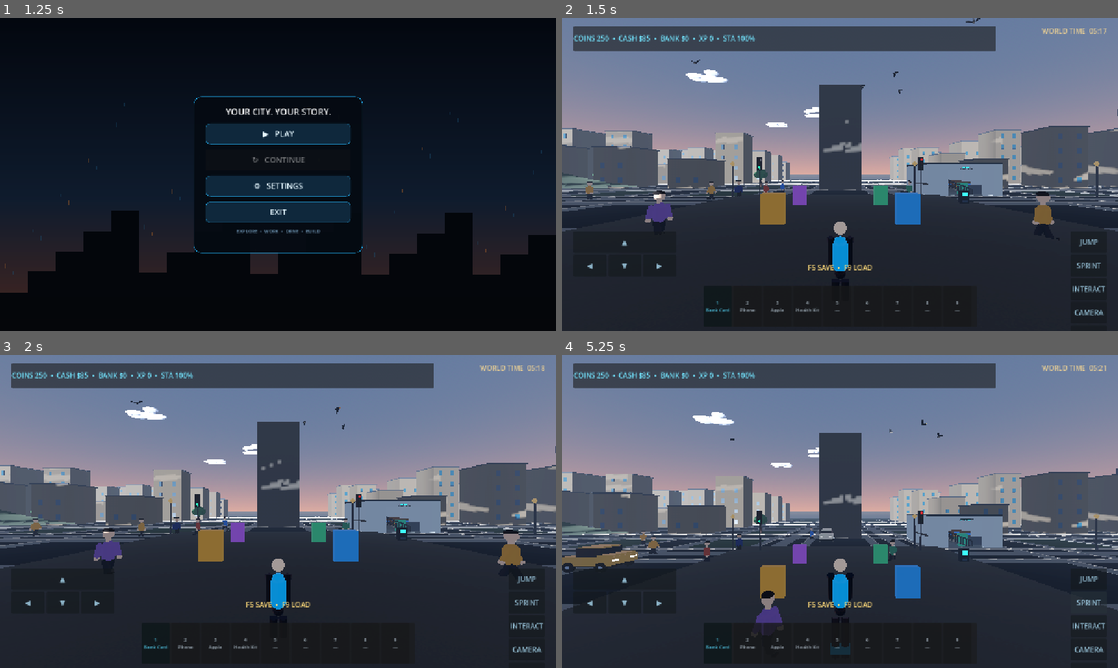
Above: before the commit, frames 1-4 (two rows, left to right).
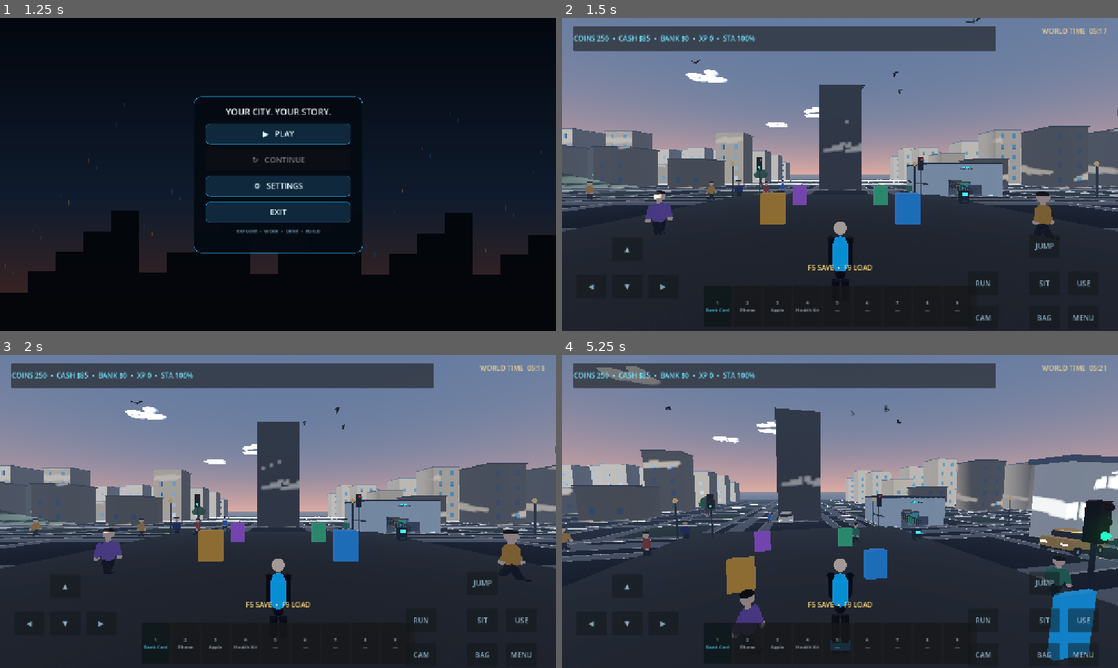
Above: after the commit, the same moments.

Repository: arezosaleh040-wq/Stickman
Game: Godot game, scene res://scenes/main.tscn
Same seed, same stepped clock (60 frames per second), same inputs: the game is played once before the commit and once after it.
Inputs (mouse positions are in pixels of both pictures, inside the frame that each line leads up to):
- Up to frame 1 (1.25 s): click "▲" at 0.5 s
- Up to frame 2 (1.5 s): click "▶ PLAY" at 1.25 s
- Up to frame 3 (2 s): no input
- Up to frame 4 (5.25 s): click "◀" at 2 s; click "▼" at 2.75 s; click "▶" at 3.5 s; click "JUMP" at 4.25 s; click (1090, 602) at 5 s, where only the run before the commit has a clickable "SPRINT"

Frame 1 is identical in both runs. In frame 2, 0.5% of the frame differs, in the area x 4-98%, y 70-97%; in frame 3, 0.5%; in frame 4, 33%, in the area x 0-100%, y 3-98%.
Error before the commit: Invalid call. Nonexistent 'float' constructor. (res://scripts/player.gd:300)
Error after the commit: Invalid call. Nonexistent 'float' constructor. (res://scripts/player.gd:307)

Commit message:
Improve mobile movement and add draggable touch controls

Diff:
--- a/scripts/player.gd
+++ b/scripts/player.gd
@@ -4,8 +4,15 @@
 @export var sprint_speed := 10.0
 @export var jump_velocity := 6.6
 @export var mouse_sensitivity := 0.0022
-@export var acceleration := 27.0
-@export var braking := 34.0
+@export var acceleration := 34.0
+@export var braking := 15.0
+@export var crouch_speed := 2.8
+var touch_root: Control
+var touch_buttons: Dictionary = {}
+var touch_button_positions: Dictionary = {}
+var touch_edit_mode := false
+var touch_edit_hint: Label
+var touch_edit_done: Button
 
 @onready var camera_pivot: Node3D = $CameraPivot
 @onready var camera: Camera3D = $CameraPivot/Camera3D
@@ -97,10 +104,11 @@
 	was_on_floor = is_on_floor()
 	if not was_on_floor:
 		velocity.y -= gravity * delta
-	var input_vector := Input.get_vector("move_left", "move_right", "move_forward", "move_back")
-	var direction := (transform.basis * Vector3(input_vector.x, 0, input_vector.y)).normalized()
-	var wants_sprint := Input.is_action_pressed("sprint") and stamina > 1.0 and input_vector.length() > 0.1
-	var target_speed := sprint_speed if wants_sprint else walk_speed
+	var input_vector := Input.get_vector("move_left", "move_right", "move_forward", "move_back", 0.16)
+	var direction := (global_transform.basis * Vector3(input_vector.x, 0.0, input_vector.y)).normalized()
+	var crouching := Input.is_action_pressed("crouch")
+	var wants_sprint := Input.is_action_pressed("sprint") and not crouching and stamina > 1.0 and input_vector.length() > 0.1
+	var target_speed := crouch_speed if crouching else (sprint_speed if wants_sprint else walk_speed)
 	stamina = maxf(0.0, stamina - 22.0 * delta) if wants_sprint else minf(100.0, stamina + 13.0 * delta)
 	if direction.length() > 0.01:
 		velocity.x = move_toward(velocity.x, direction.x * target_speed, acceleration * delta)
@@ -108,14 +116,13 @@
 	else:
 		velocity.x = move_toward(velocity.x, 0.0, braking * delta)
 		velocity.z = move_toward(velocity.z, 0.0, braking * delta)
+	camera_pivot.position.y = 1.12 if crouching else 1.55
 	if Input.is_action_just_pressed("jump"):
 		if is_on_floor():
 			velocity.y = jump_velocity
 			AudioManager.play_jump()
 		else:
 			_try_parkour_jump(direction)
-	if is_on_floor() and direction.length() > 0.05:
-		_assist_stair_step(direction)
 	move_and_slide()
 	if not was_on_floor and is_on_floor():
 		landing_bounce = 0.18
@@ -429,7 +436,7 @@
 	message_timer = 4.0
 
 func _add_input_actions() -> void:
-	var keys := {"move_left":[KEY_A,KEY_LEFT],"move_right":[KEY_D,KEY_RIGHT],"move_forward":[KEY_W,KEY_UP],"move_back":[KEY_S,KEY_DOWN],"jump":[KEY_SPACE],"sprint":[KEY_SHIFT]}
+	var keys := {"move_left":[KEY_A,KEY_LEFT],"move_right":[KEY_D,KEY_RIGHT],"move_forward":[KEY_W,KEY_UP],"move_back":[KEY_S,KEY_DOWN],"jump":[KEY_SPACE],"sprint":[KEY_SHIFT],"crouch":[KEY_CTRL,KEY_C]}
 	for action in keys:
 		if not InputMap.has_action(action):
 			InputMap.add_action(action)
@@ -586,62 +593,128 @@
 func _build_touch_controls() -> void:
 	var layer := CanvasLayer.new()
 	layer.name = "MobileControls"
+	layer.layer = 8
 	add_child(layer)
-	var panel := HBoxContainer.new()
-	panel.anchor_left = 0.02
-	panel.anchor_top = 0.68
-	panel.anchor_right = 0.98
-	panel.anchor_bottom = 0.98
-	panel.add_theme_constant_override("separation", 10)
-	layer.add_child(panel)
-	var movement := VBoxContainer.new()
-	_add_touch_button(movement, "▲", "move_forward")
-	var row := HBoxContainer.new()
-	movement.add_child(row)
-	_add_touch_button(row, "◀", "move_left")
-	_add_touch_button(row, "▼", "move_back")
-	_add_touch_button(row, "▶", "move_right")
-	var actions := VBoxContainer.new()
-	_add_touch_button(actions, "JUMP", "jump")
-	_add_touch_button(actions, "SPRINT", "sprint")
-	_add_touch_button(actions, "INTERACT", "interact")
-	_add_touch_button(actions, "CAMERA", "camera_toggle")
-	_add_touch_button(actions, "BAG", "inventory_toggle")
-	var menu_button := Button.new()
-	menu_button.text = "MENU"
-	menu_button.custom_minimum_size = Vector2(76, 42) * touch_button_scale
-	menu_button.add_to_group("touch_game_buttons")
-	menu_button.pressed.connect(_toggle_pause_menu)
-	actions.add_child(menu_button)
-	var spacer := Control.new()
-	spacer.size_flags_horizontal = Control.SIZE_EXPAND_FILL
-	if touch_layout_left:
-		panel.add_child(movement)
-		panel.add_child(spacer)
-		panel.add_child(actions)
+	touch_root = Control.new()
+	touch_root.name = "TouchLayoutRoot"
+	touch_root.set_anchors_and_offsets_preset(Control.PRESET_FULL_RECT)
+	touch_root.mouse_filter = Control.MOUSE_FILTER_PASS
+	layer.add_child(touch_root)
+	var defaults := {
+		"move_forward": Vector2(0.09, 0.70), "move_left": Vector2(0.025, 0.82),
+		"move_back": Vector2(0.09, 0.82), "move_right": Vector2(0.155, 0.82),
+		"jump": Vector2(0.84, 0.69), "crouch": Vector2(0.84, 0.81),
+		"sprint": Vector2(0.73, 0.81), "interact": Vector2(0.91, 0.81),
+		"camera_toggle": Vector2(0.73, 0.92), "inventory_toggle": Vector2(0.84, 0.92),
+		"menu": Vector2(0.91, 0.92)
+	}
+	for action in defaults:
+		if not touch_button_positions.has(action):
+			touch_button_positions[action] = defaults[action]
+	var captions := {
+		"move_forward":"▲", "move_left":"◀", "move_back":"▼", "move_right":"▶",
+		"jump":"JUMP", "crouch":"SIT", "sprint":"RUN", "interact":"USE",
+		"camera_toggle":"CAM", "inventory_toggle":"BAG", "menu":"MENU"
+	}
+	for action in defaults:
+		var button := Button.new()
+		button.name = "Touch_" + action
+		button.text = captions[action]
+		button.custom_minimum_size = Vector2(70, 54) * touch_button_scale
+		button.focus_mode = Control.FOCUS_NONE
+		button.mouse_filter = Control.MOUSE_FILTER_STOP
+		button.modulate = Color(0.72, 0.9, 1.0, 0.82)
+		button.add_to_group("touch_game_buttons")
+		touch_root.add_child(button)
+		touch_buttons[action] = button
+		button.button_down.connect(_on_touch_action_down.bind(action))
+		button.button_up.connect(_on_touch_action_up.bind(action))
+		button.gui_input.connect(_on_touch_button_gui_input.bind(action))
+	touch_edit_hint = Label.new()
+	touch_edit_hint.text = "EDIT CONTROLS: DRAG BUTTONS TO MOVE"
+	touch_edit_hint.horizontal_alignment = HORIZONTAL_ALIGNMENT_CENTER
+	touch_edit_hint.anchor_left = 0.2
+	touch_edit_hint.anchor_right = 0.8
+	touch_edit_hint.anchor_top = 0.04
+	touch_edit_hint.anchor_bottom = 0.10
+	touch_edit_hint.add_theme_color_override("font_color", Color(1.0, 0.88, 0.35))
+	touch_edit_hint.visible = false
+	touch_root.add_child(touch_edit_hint)
+	touch_edit_done = Button.new()
+	touch_edit_done.text = "DONE"
+	touch_edit_done.anchor_left = 0.82
+	touch_edit_done.anchor_right = 0.98
+	touch_edit_done.anchor_top = 0.04
+	touch_edit_done.anchor_bottom = 0.12
+	touch_edit_done.visible = false
+	touch_edit_done.pressed.connect(_toggle_touch_edit_mode)
+	touch_root.add_child(touch_edit_done)
+	touch_root.resized.connect(_position_touch_buttons)
+	_position_touch_buttons()
+
+func _position_touch_buttons() -> void:
+	if touch_root == null:
+		return
+	for action in touch_buttons:
+		var button: Button = touch_buttons[action]
+		var normalized: Vector2 = touch_button_positions.get(action, Vector2(0.5, 0.5))
+		button.position = Vector2(normalized.x * touch_root.size.x, normalized.y * touch_root.size.y)
+		button.custom_minimum_size = Vector2(70, 54) * touch_button_scale
+
+func _on_touch_action_down(action: String) -> void:
+	if touch_edit_mode:
+		return
+	match action:
+		"camera_toggle": _toggle_camera()
+		"interact": _interact_nearest()
+		"inventory_toggle": _toggle_inventory()
+		"menu": _toggle_pause_menu()
+		_: Input.action_press(action)
+
+func _on_touch_action_up(action: String) -> void:
+	if action in ["move_left", "move_right", "move_forward", "move_back", "jump", "sprint", "crouch"]:
+		Input.action_release(action)
+
+func _on_touch_button_gui_input(event: InputEvent, action: String) -> void:
+	if not touch_edit_mode:
+		return
+	var button: Button = touch_buttons.get(action)
+	if button == null:
+		return
+	if event is InputEventScreenDrag:
+		button.position += event.relative
+		_save_touch_button_position(action, button)
+	elif event is InputEventMouseMotion and (event.button_mask & MOUSE_BUTTON_MASK_LEFT) != 0:
+		button.position += event.relative
+		_save_touch_button_position(action, button)
+
+func _save_touch_button_position(action: String, button: Button) -> void:
+	var max_x := maxf(1.0, touch_root.size.x - button.size.x)
+	var max_y := maxf(1.0, touch_root.size.y - button.size.y)
+	button.position.x = clampf(button.position.x, 0.0, max_x)
+	button.position.y = clampf(button.position.y, 0.0, max_y)
+	touch_button_positions[action] = Vector2(button.position.x / max_x, button.position.y / max_y)
+	_save_player_settings()
+
+func _toggle_touch_edit_mode() -> void:
+	touch_edit_mode = not touch_edit_mode
+	if touch_edit_mode:
+		_release_touch_actions()
+		touch_edit_hint.visible = true
+		touch_edit_done.visible = true
+		for button in touch_buttons.values():
+			button.modulate = Color(1.0, 0.78, 0.34, 0.95)
+		_show_message("DRAG EACH BUTTON TO MOVE IT")
 	else:
-		panel.add_child(actions)
-		panel.add_child(spacer)
-		panel.add_child(movement)
-
-func _add_touch_button(parent: Control, caption: String, action: String) -> void:
-	var button := Button.new()
-	button.text = caption
-	button.custom_minimum_size = Vector2(76, 50) * touch_button_scale
-	button.focus_mode = Control.FOCUS_NONE
-	button.modulate = Color(0.7, 0.9, 1.0, 0.88)
-	parent.add_child(button)
-	button.add_to_group("touch_game_buttons")
-	if action == "camera_toggle":
-		button.pressed.connect(_toggle_camera)
-	elif action == "interact":
-		button.pressed.connect(_interact_nearest)
-	elif action == "inventory_toggle":
-		button.pressed.connect(_toggle_inventory)
-	else:
-		button.button_down.connect(func(): Input.action_press(action))
-		button.button_up.connect(func(): Input.action_release(action))
-
+		touch_edit_hint.visible = false
+		touch_edit_done.visible = false
+		for button in touch_buttons.values():
+			button.modulate = Color(0.72, 0.9, 1.0, 0.82)
+		_save_player_settings()
+
+func _release_touch_actions() -> void:
+	for action in ["move_left", "move_right", "move_forward", "move_back", "jump", "sprint", "crouch"]:
+		Input.action_release(action)
 
 func _build_pause_and_settings() -> void:
 	pause_overlay = ColorRect.new()
@@ -746,6 +819,10 @@
 		_save_player_settings()
 	)
 	settings_stack.add_child(layout)
+	var edit_layout := Button.new()
+	edit_layout.text = "CUSTOMIZE TOUCH BUTTON POSITIONS"
+	edit_layout.pressed.connect(_toggle_touch_edit_mode)
+	settings_stack.add_child(edit_layout)
 	var back := Button.new()
 	back.text = "BACK TO PAUSE MENU"
 	back.pressed.connect(func():
@@ -774,6 +851,11 @@
 	if pause_overlay == null:
 		return
 	pause_overlay.visible = not pause_overlay.visible
+	if pause_overlay.visible:
+		_release_touch_actions()
+		touch_edit_mode = false
+		touch_edit_hint.visible = false
+		touch_edit_done.visible = false
 	settings_panel.visible = false
 	pause_card.visible = true
 	get_tree().paused = pause_overlay.visible
@@ -819,13 +901,22 @@
 func _apply_touch_button_scale() -> void:
 	for button in get_tree().get_nodes_in_group("touch_game_buttons"):
 		if button is Button:
-			button.custom_minimum_size = Vector2(76, 50) * touch_button_scale
+			button.custom_minimum_size = Vector2(70, 54) * touch_button_scale
+	_position_touch_buttons()
 
 func _rebuild_touch_controls() -> void:
 	var old := get_node_or_null("MobileControls")
 	if old:
 		old.queue_free()
+	touch_buttons.clear()
+	touch_root = null
 	_build_touch_controls()
+	_apply_saved_touch_positions()
+
+func _apply_saved_touch_positions() -> void:
+	if touch_root == null:
+		return
+	_position_touch_buttons()
 
 func _save_player_settings() -> void:
 	settings_config.set_value("camera", "sensitivity", sensitivity_multiplier)
@@ -834,6 +925,8 @@
 	settings_config.set_value("camera", "distance", camera_distance)
 	settings_config.set_value("controls", "button_scale", touch_button_scale)
 	settings_config.set_value("controls", "left_hand_move", touch_layout_left)
+	for action in touch_button_positions:
+		settings_config.set_value("touch_layout", action, touch_button_positions[action])
 	settings_config.set_value("graphics", "quality", graphics_quality)
 	settings_config.save("user://stickman_settings.cfg")
 
@@ -846,8 +939,11 @@
 	camera_distance = float(settings_config.get_value("camera", "distance", 4.2))
 	touch_button_scale = float(settings_config.get_value("controls", "button_scale", 1.0))
 	touch_layout_left = bool(settings_config.get_value("controls", "left_hand_move", true))
+	for action in touch_button_positions:
+		touch_button_positions[action] = settings_config.get_value("touch_layout", action, touch_button_positions[action])
 	graphics_quality = int(settings_config.get_value("graphics", "quality", 1))
 	camera.fov = camera_fov
 	camera.position.z = camera_distance
+	_apply_saved_touch_positions()
 	_apply_touch_button_scale()
 	_apply_graphics_quality(graphics_quality)
